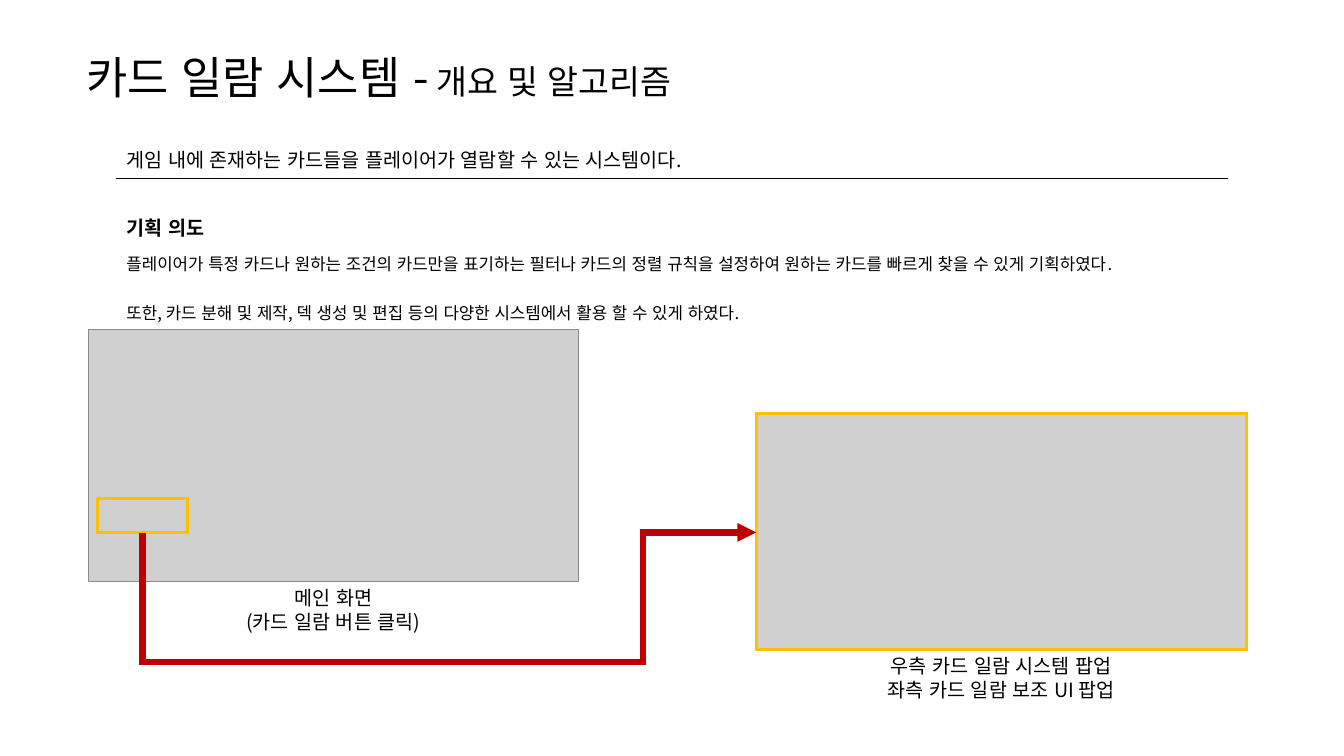
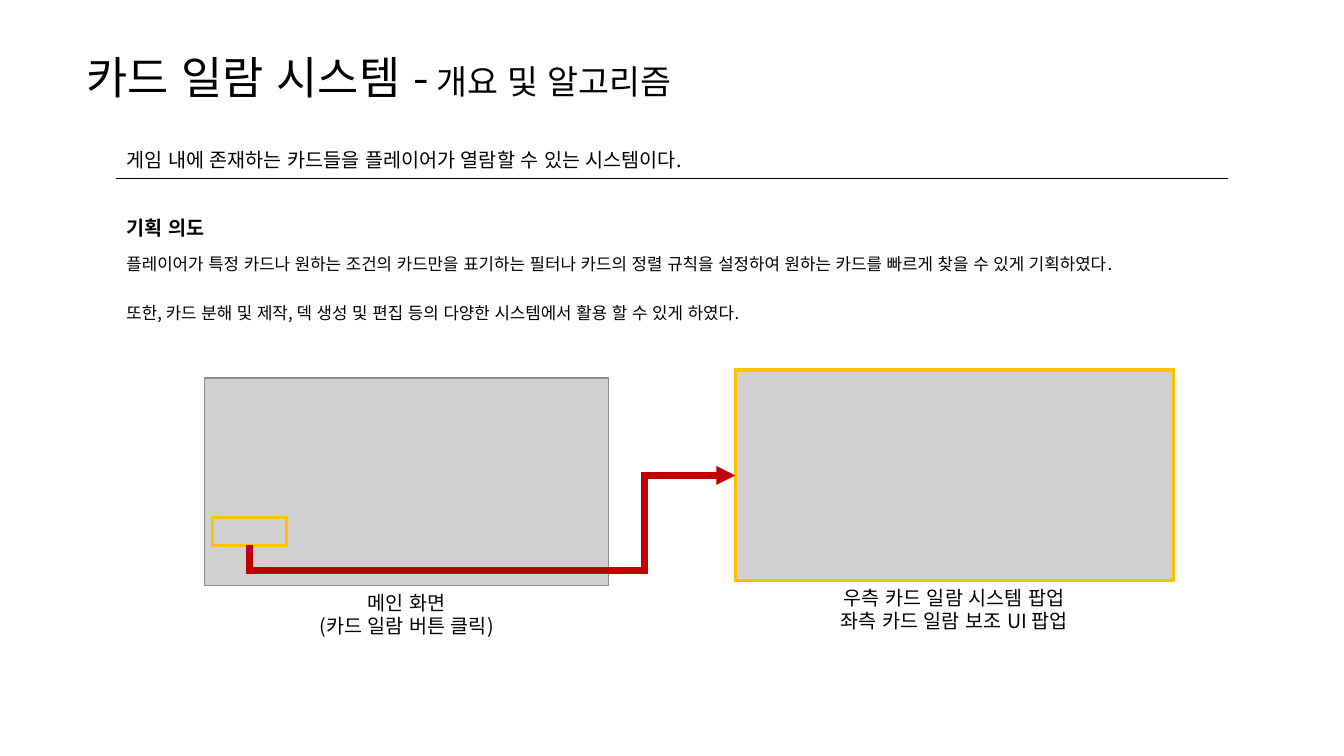
Before and after one commit to yjk0401/unityenginebasic_9th, a slide deck: slide 1 of 기획/체스/카드 일람.pptx. Drawn at 1344x756 pixels with LibreOffice and Linux fonts; fonts in the diff are those of the drawing; grey boxes stand for pictures. Boxes give left, top, right and bottom in pixels: in the first picture for what was removed or moved away, otherwise in the second. Text is boxed around its words. In the diff, an @@ line names an element or a change of style, - is before the commit and + after.

```diff
--- a/기획/체스/카드 일람.pptx
+++ b/기획/체스/카드 일람.pptx
@@ picture resized from (x1=89, y1=330, x2=579, y2=582) to (x1=205, y1=378, x2=609, y2=586) @@
@@ picture resized from (x1=756, y1=413, x2=1246, y2=649) to (x1=735, y1=370, x2=1173, y2=581) @@
@@ rectangle resized from (x1=756, y1=413, x2=1246, y2=649) to (x1=735, y1=370, x2=1173, y2=581) @@
@@ elbow arrow moved from (142, 533) - (756, 532) to (249, 545) - (735, 476) @@
@@ rectangle resized from (x1=98, y1=498, x2=188, y2=532) to (x1=213, y1=517, x2=286, y2=545) @@
@@ text "메인 화면" moved from (x1=246, y1=588, x2=421, y2=633) to (x1=320, y1=593, x2=494, y2=637) @@
@@ text "우측 카드 일람 시스템 팝업" moved from (x1=888, y1=656, x2=1115, y2=699) to (x1=841, y1=588, x2=1068, y2=630) @@
```
Also in this commit, not shown: 4 other files.
